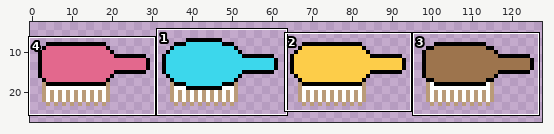
File history of a sprite sheet, brushes.png. Above, an overview of the earlier version with the close-up marked.
Close-up. Before the edit:
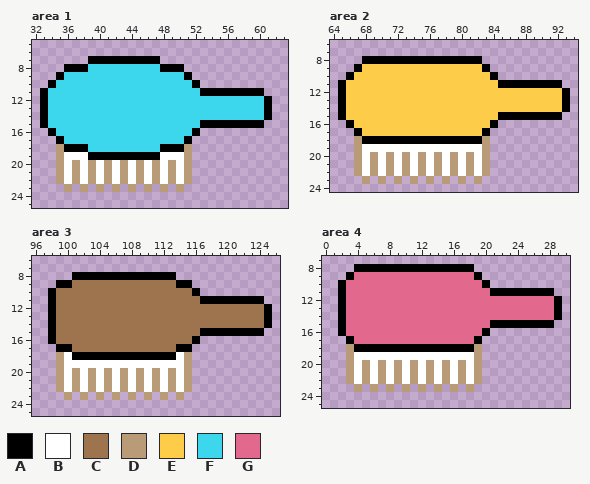
The file is 128x32 pixels. Shown: area 1: x 32..63, y 5..25; area 2: x 64..94, y 6..24; area 3: x 96..126, y 6..25; area 4: x 0..30, y 7..25. The wide view leaves out empty margins.
Palette (. is transparent): A #000000  B #ffffff  C #9d744d  D #ba9b78  E #fdcd49  F #3cd7ec  G #e3688d
The same view after the edit:
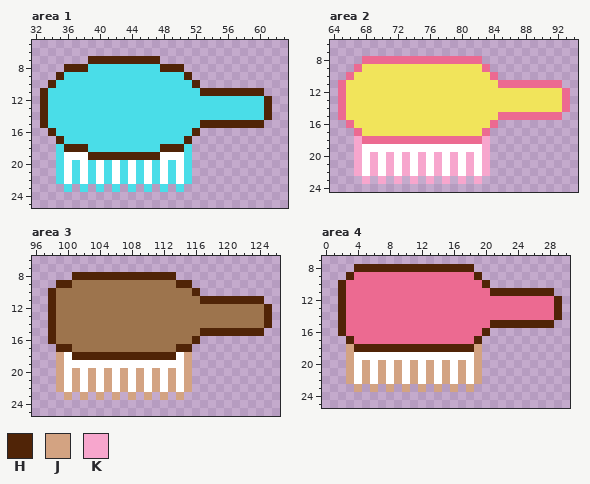
Colours new in this view: H #502407  J #d3a382  K #f7a6cd
What changed:
Colour E changes from #fdcd49 to #f1e45b.
Colour F changes from #3cd7ec to #4adde8.
Colour G changes from #e3688d to #ec6a91.
Area 1:
Colour D becomes colour F in rows 18 to 19 at x 35 and 51; in rows 20 to 22 at x 35, 37, 39, 41, 43, 45, 47, 49 and 51; in row 23 at x 36, 38, 40, 42, 44, 46, 48 and 50.
Colour A becomes colour H in row 7 at x 39 to 47; in row 8 at x 36 to 38 and 48 to 50; in row 9 at x 35 and 51; in row 10 at x 34 and 52; in row 11 at x 33 and 53 to 60; in rows 12 to 14 at x 33 and 61.
Colour A becomes colour H in row 15 at x 33 and 53 to 60; in row 16 at x 34 and 52; in row 17 at x 35 and 51; in row 18 at x 36 to 38 and 48 to 50; in row 19 at x 39 to 47.
Area 2:
Colour A becomes colour G in row 8 at x 68 to 82; in row 9 at x 67 and 83; in row 10 at x 66 and 84; in row 11 at x 65 and 85 to 92; in rows 12 to 14 at x 65 and 93; in row 15 at x 65 and 85 to 92.
Colour A becomes colour G in row 16 at x 66 and 84; in row 17 at x 67 and 83; in row 18 at x 68 to 82.
Colour D becomes colour K in rows 18 to 19 at x 67 and 83; in rows 20 to 22 at x 67, 69, 71, 73, 75, 77, 79, 81 and 83; in row 23 at x 68, 70, 72, 74, 76, 78, 80 and 82.
Area 3:
Colour A becomes colour H in row 8 at x 101 to 113; in row 9 at x 99 to 100 and 114 to 115; in row 10 at x 98 and 116; in row 11 at x 98 and 117 to 124; in rows 12 to 14 at x 98 and 125; in row 15 at x 98 and 117 to 124.
Colour A becomes colour H in row 16 at x 98 and 116; in row 17 at x 99 to 100 and 114 to 115; in row 18 at x 101 to 113.
Colour D becomes colour J in rows 18 to 19 at x 99 and 115; in rows 20 to 22 at x 99, 101, 103, 105, 107, 109, 111, 113 and 115; in row 23 at x 100, 102, 104, 106, 108, 110, 112 and 114.
Area 4:
Colour A becomes colour H in row 8 at x 4 to 18; in row 9 at x 3 and 19; in row 10 at x 2 and 20; in row 11 at x 2 and 21 to 28; in rows 12 to 14 at x 2 and 29; in row 15 at x 2 and 21 to 28.
Colour A becomes colour H in row 16 at x 2 and 20; in row 17 at x 3 and 19; in row 18 at x 4 to 18.
Colour D becomes colour J in rows 18 to 19 at x 3 and 19; in rows 20 to 22 at x 3, 5, 7, 9, 11, 13, 15, 17 and 19; in row 23 at x 4, 6, 8, 10, 12, 14, 16 and 18.
